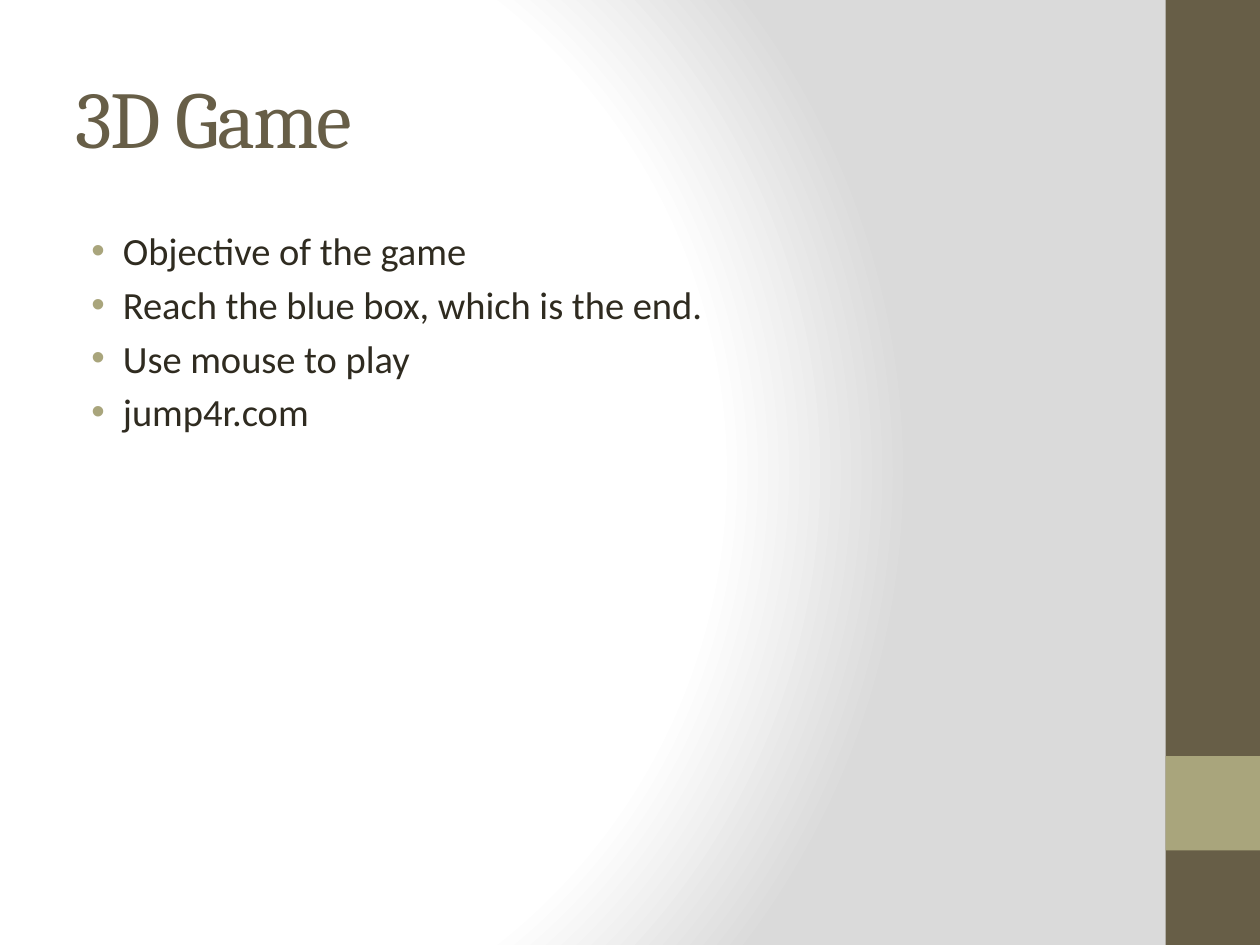
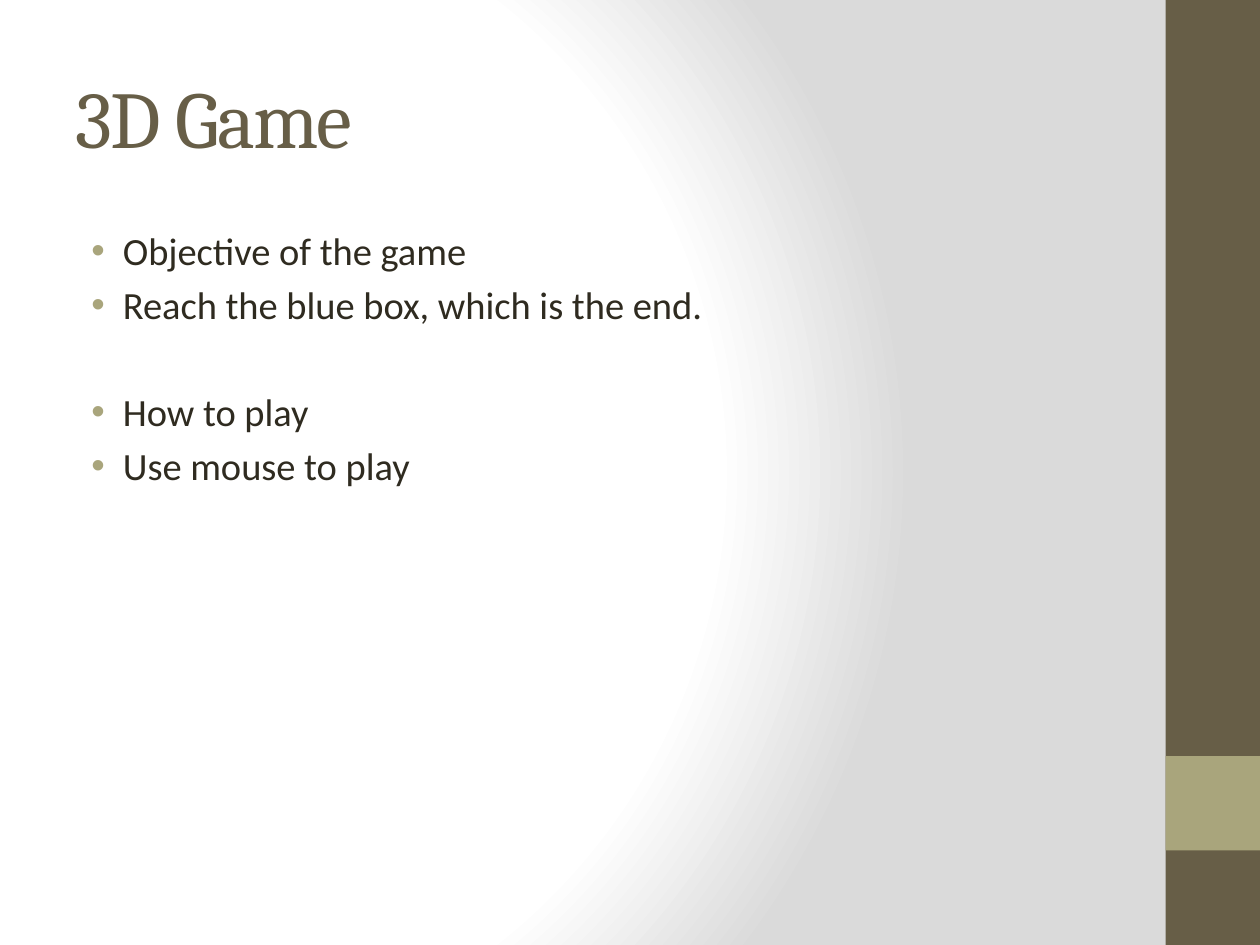
Before and after one commit to jump4r/ThreeGraphics, a slide deck: slide 2 of presentation.pptx. Drawn at 1260x945 pixels with LibreOffice and Linux fonts; fonts in the diff are those of the drawing. Boxes give left, top, right and bottom in pixels: in the first picture for what was removed or moved away, otherwise in the second. Text is boxed around its words. In the diff, an @@ line names an element or a change of style, - is before the commit and + after.

Commit message:
presentation

```diff
--- a/presentation.pptx
+++ b/presentation.pptx
@@ text at (x1=123, y1=399, x2=308, y2=433): paragraph added @@
+• How to play
@@ text at (x1=123, y1=399, x2=309, y2=433): paragraph removed @@
-• jump4r.com
```
Also in this commit, not shown: 3 other slides changed, 1 slide added, 2 other files.
